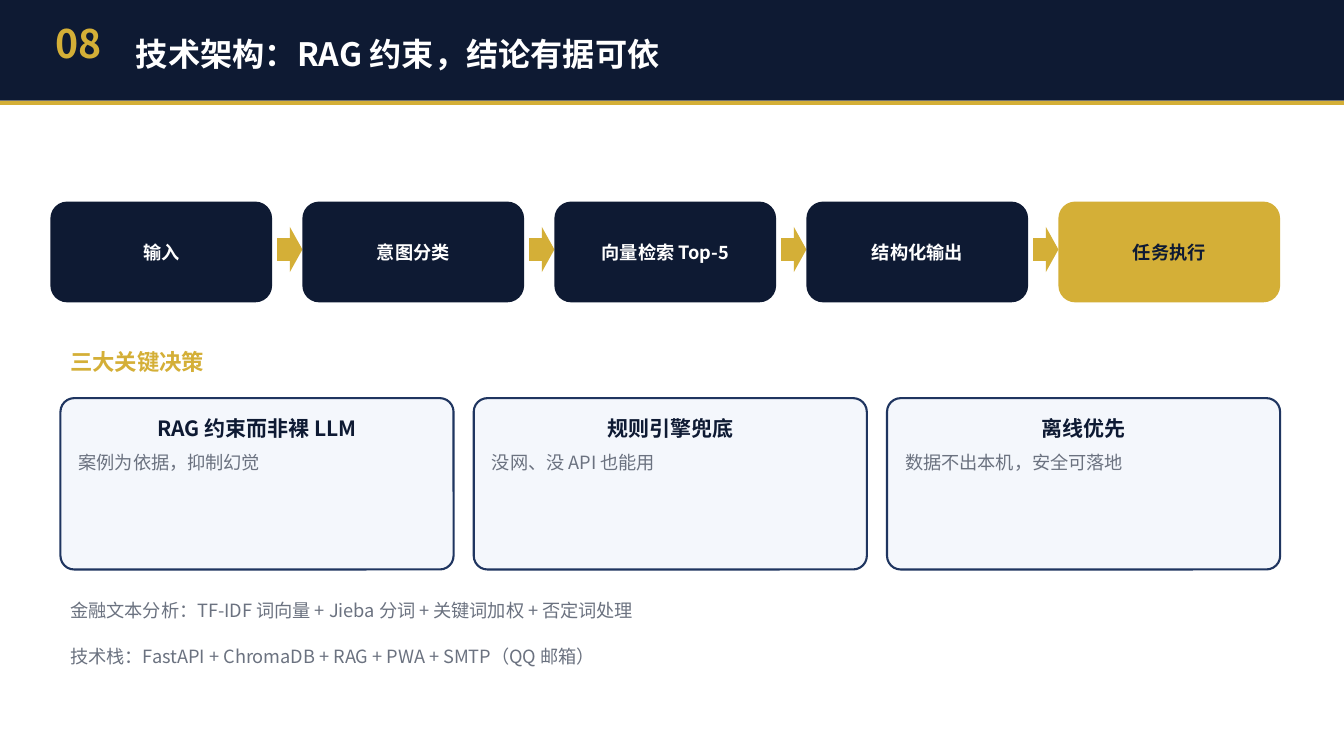
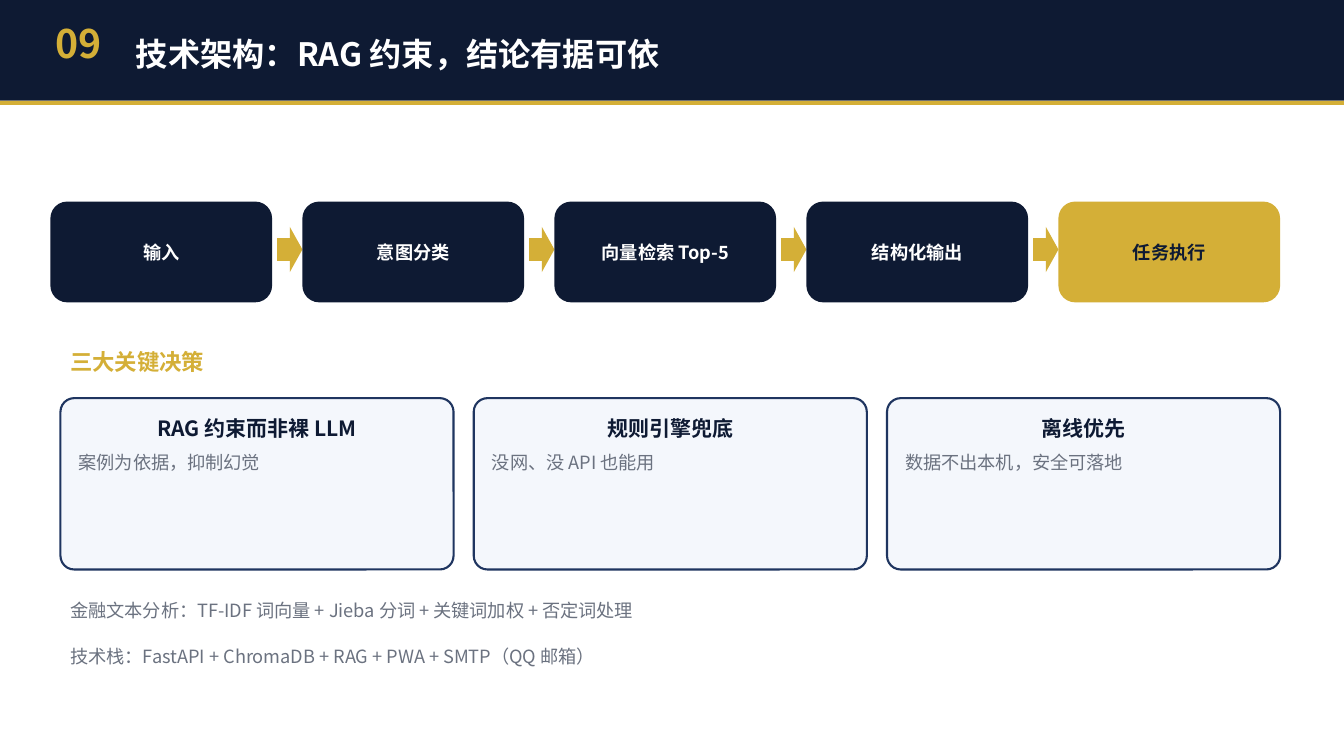
Before and after one commit to JackMA-SYSU/cfa-compliance-assistant, a slide deck: slide 10 of 商策PPT_暑假不回家队.pptx (slide 9 before the commit). Drawn at 1344x756 pixels with LibreOffice and Linux fonts; fonts in the diff are those of the drawing. Boxes give left, top, right and bottom in pixels: in the first picture for what was removed or moved away, otherwise in the second. Text is boxed around its words. In the diff, an @@ line names an element or a change of style, - is before the commit and + after.

```diff
--- a/商策PPT_暑假不回家队.pptx
+++ b/商策PPT_暑假不回家队.pptx
@@ text at (55,28,101,59): text changed @@
-08
+09
```
Also in this commit, not shown: 10 other slides changed, 1 slide added, 7 other files.
